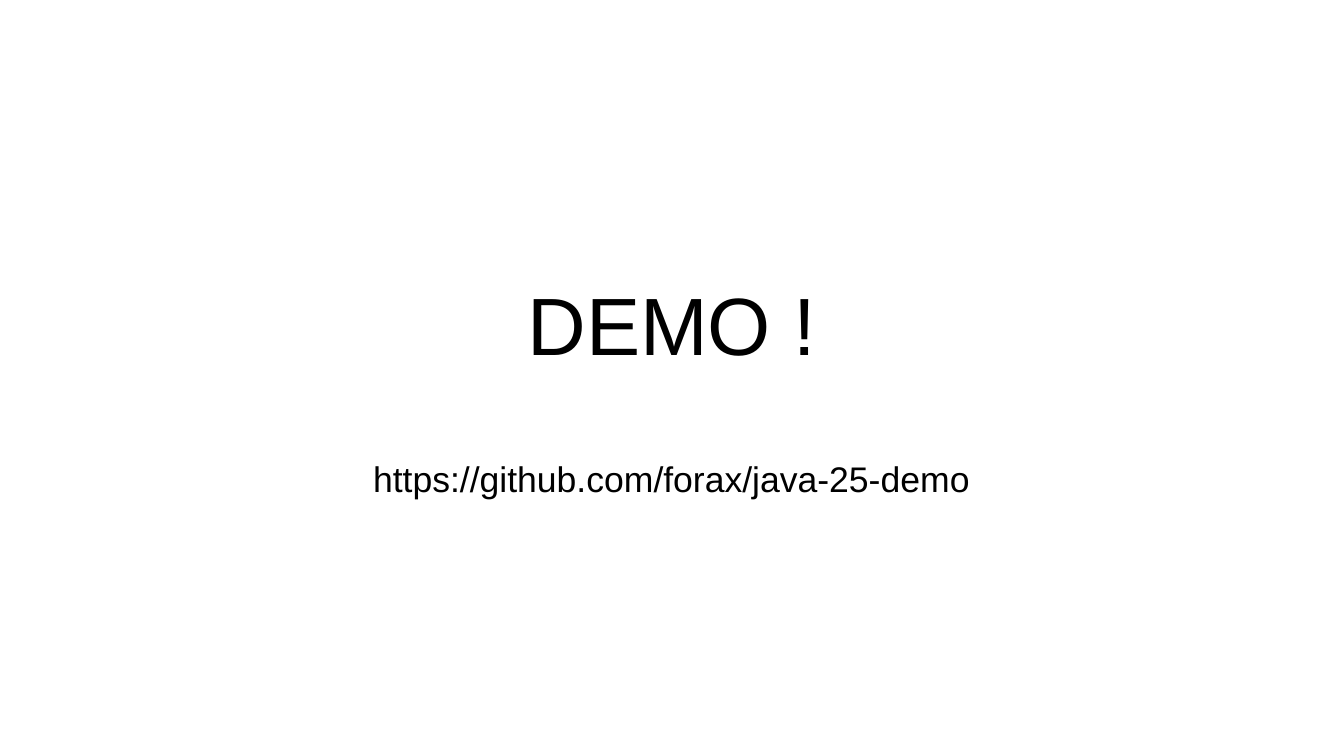
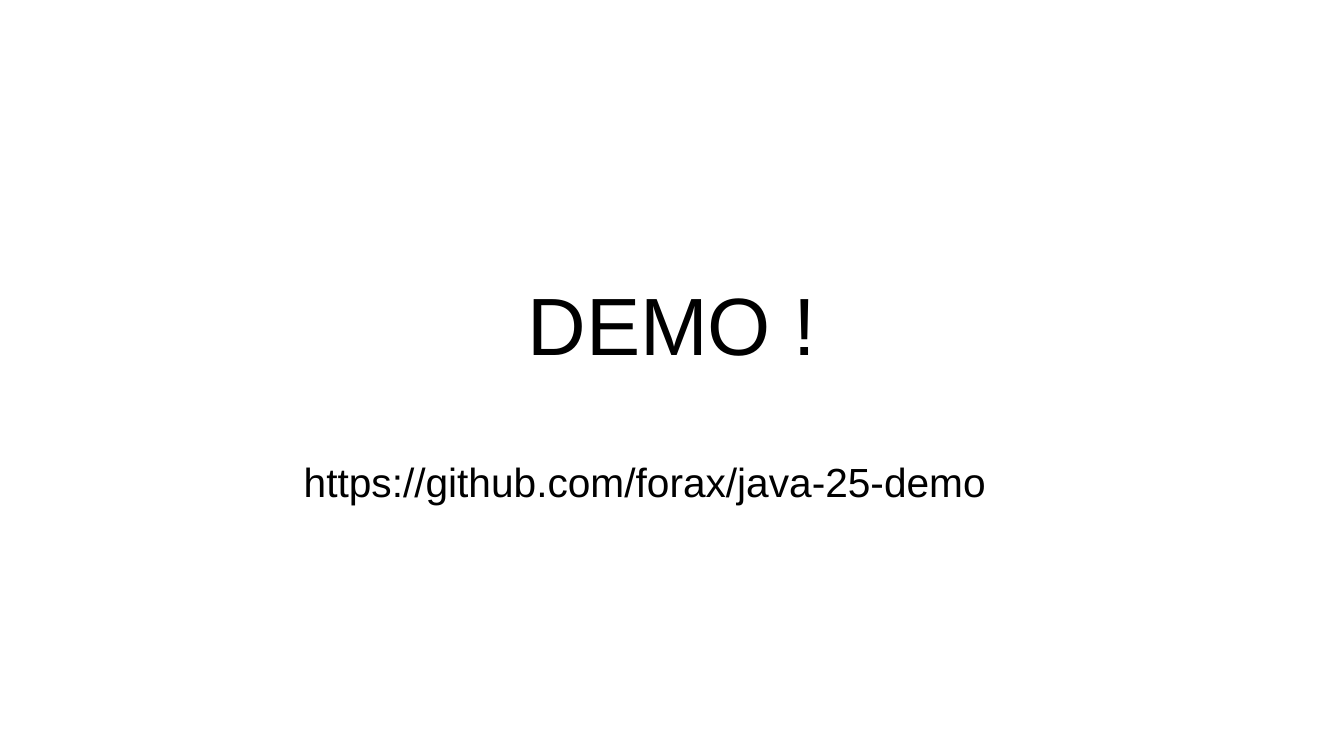
Before and after one commit to forax/java-25-demo, a slide deck: slide 5 of java-25.odp. Drawn at 1344x756 pixels with LibreOffice and Linux fonts; fonts in the diff are those of the drawing. Boxes give left, top, right and bottom in pixels: in the first picture for what was removed or moved away, otherwise in the second. Text is boxed around its words. In the diff, an @@ line names an element or a change of style, - is before the commit and + after.

```diff
--- a/java-25.odp
+++ b/java-25.odp
@@ text "https://github.com/forax/java-25-demo": place and size @@
-text "https://github.com/forax/java-25-demo" at <box>373,466,970,499</box>
+text "https://github.com/forax/java-25-demo" at <box>304,467,986,505</box>
@@ text "https://github.com/forax/java-25-demo" at <box>304,467,986,505</box>: size 21 to 24 pt @@
```
Also in this commit, not shown: 2 other slides changed, 1 other file.
